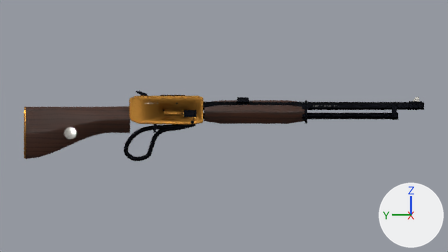
Before and after pictures for a commit that changed the Blender file assets/source/weapons-1970s/lever.blend.
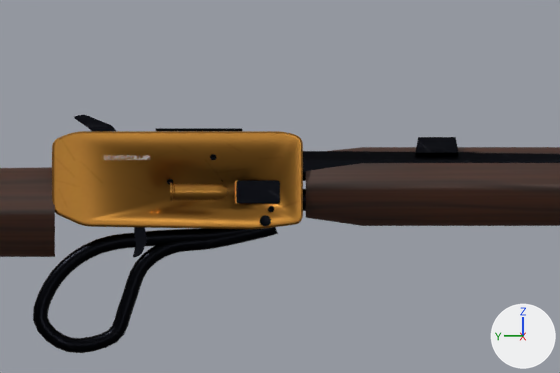
Each version appears first from the file's camera 'Studio camera', and next in a close-up on the part from 25% to 62% of the width and 23% to 66% of the height. Lighting does not change. The marker at lower right points along +X, +Y and +Z. The first two pictures are the older version.

Script lines for the objects in view, before the commit:
```python
me_barrel = bpy.data.meshes.new('Barrel')
me_barrel.from_pydata(...)  # 4095 vertices, 3134 faces; spans x -0.012..0.012, y -0.58..-0.06, z -0.027..0.028
# faces by material slot: [587, 2547]
me_barrel.materials.append(mat_blued_steel)
me_barrel.materials.append(mat_silver_inlay)
me_lever = bpy.data.meshes.new('Lever')
me_lever.from_pydata(...)  # 710 vertices, 722 faces; spans x -0.02..0.02, y -0.009..0.161, z -0.092..0.004
me_lever.materials.append(mat_blued_steel)
me_stock = bpy.data.meshes.new('Stock')
me_stock.from_pydata(...)  # 1066 vertices, 964 faces; spans x -0.024..0.021, y 0.11..0.359, z -0.118..0.005
# faces by material slot: [514, 66, 384]
me_stock.materials.append(mat_walnut)
me_stock.materials.append(mat_aged_brass)
me_stock.materials.append(mat_silver_inlay)
ob_barrel = bpy.data.objects.new('Barrel', me_barrel)
ob_barrel.location = (0.0, 0.0, 0.0)
ob_lever = bpy.data.objects.new('Lever', me_lever)
ob_lever.location = (0.0, -0.036, -0.032)
ob_stock = bpy.data.objects.new('Stock', me_stock)
ob_stock.location = (0.0, 0.0, 0.0)
# also in view: 'Receiver' at (0.002, 0.025, -0.003); 'Loading round' at (-0.03, 0.01, -0.012); 'Forearm' at (0.0, -0.185, -0.008)
```
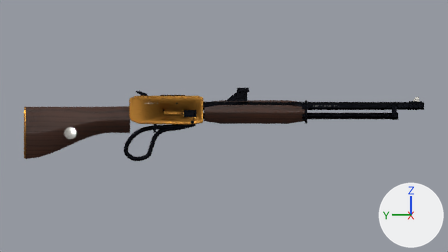
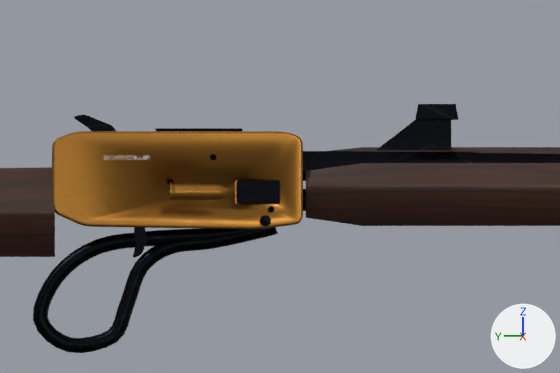
Edits to the bpy script that builds the scene:
```text
Change me_barrel:
    used by ob_barrel; location = (0.0, 0.0, 0.0)
    remove me_barrel.from_pydata(...)  # 4095 vertices, 3134 faces; spans x -0.012..0.012, y -0.58..-0.06, z -0.027..0.028
    add me_barrel.from_pydata(...)  # 4151 vertices, 3188 faces; spans x -0.012..0.012, y -0.58..-0.06, z -0.027..0.049
    me_barrel part 1: the loose piece of 72 vertices spanning x -0.009..0.009, y -0.17..-0.14, z 0.015..0.026 is moved by (0.0, 0.0, 0.023)
    me_barrel part 2: a new loose piece of 56 vertices spanning x -0.003..0.003, y -0.165..-0.11, z 0.015..0.038, in mat_blued_steel
    other edits to the shape of me_barrel do not show in these pictures
```

Where the change shows, as pixel boxes (x1, y1, x2, y2) in the close-ups (560 x 373 px; the box of a moved part takes in the faces that stretch with it):
'Barrel', reshaped: before (303, 137, 560, 211); after (303, 104, 560, 211)
part 1 of me_barrel, moved or reshaped: before (415, 137, 458, 153); after (415, 104, 458, 120)
part 2 of me_barrel, added: after (377, 120, 451, 150)
